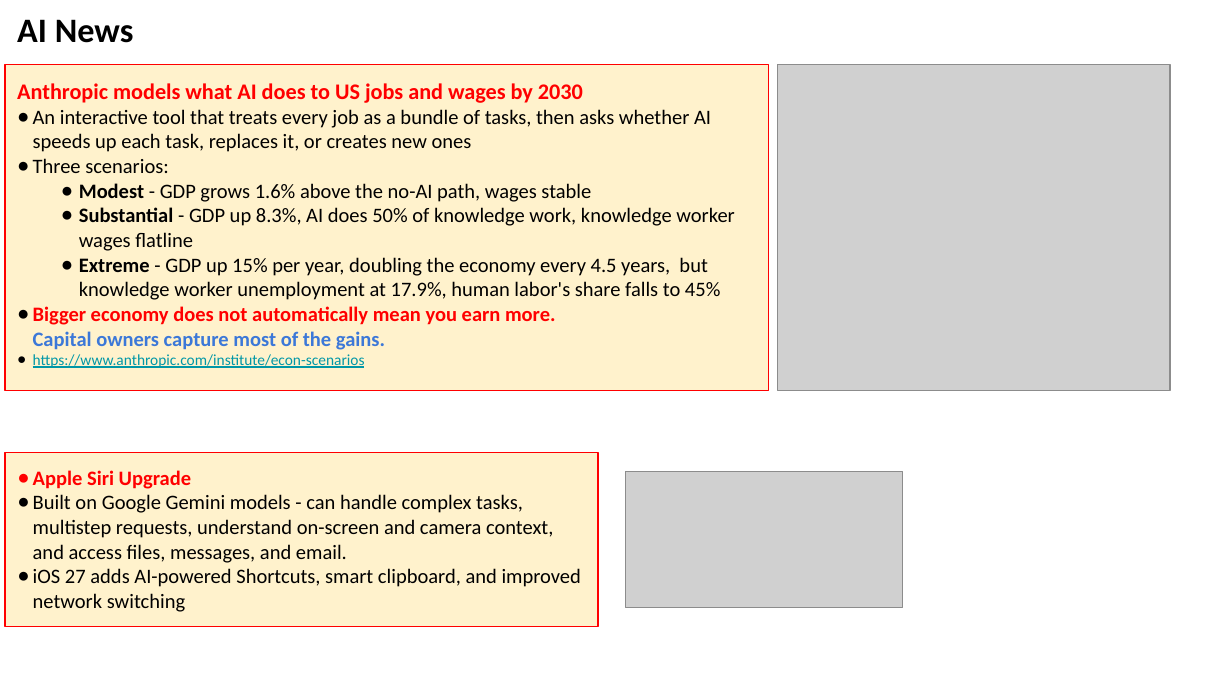
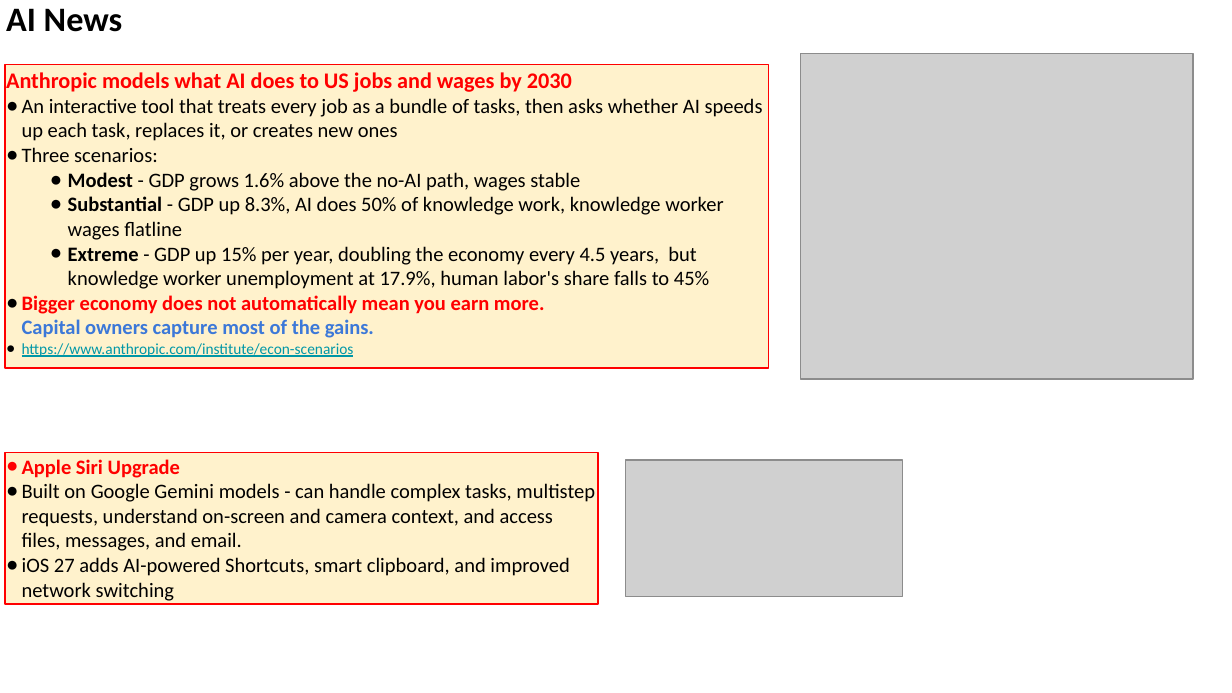
Before and after one commit to lselector/seminar, a slide deck: slide 12 of 2026/2026-09-18-AI-News.pptx (slide 11 before the commit). Drawn at 1232x693 pixels with LibreOffice and Linux fonts; fonts in the diff are those of the drawing; grey boxes stand for pictures. Boxes give left, top, right and bottom in pixels: in the first picture for what was removed or moved away, otherwise in the second. Text is boxed around its words. In the diff, an @@ line names an element or a change of style, - is before the commit and + after.

```diff
--- a/2026/2026-09-18-AI-News.pptx
+++ b/2026/2026-09-18-AI-News.pptx
@@ text "AI News": place and size @@
-text "AI News" at (17,19,134,43)
+text "AI News" at (6,8,123,32)
@@ picture: place and size @@
-picture at (777,65,1170,391)
+picture at (801,53,1194,378)
@@ rectangle "Anthropic models what AI does ...": place and size @@
-rectangle "Anthropic models what AI does ..." at (5,65,769,391)
+rectangle "Anthropic models what AI does ..." at (5,65,769,368)
@@ rectangle "Apple Siri Upgrade": place and size @@
-rectangle "Apple Siri Upgrade" at (5,452,598,626)
+rectangle "Apple Siri Upgrade" at (5,452,598,604)
@@ picture: place and size @@
-picture at (626,472,903,609)
+picture at (626,460,903,596)
```
Also in this commit, not shown: 19 other slides changed, 4 slides added, 4 slides removed.
